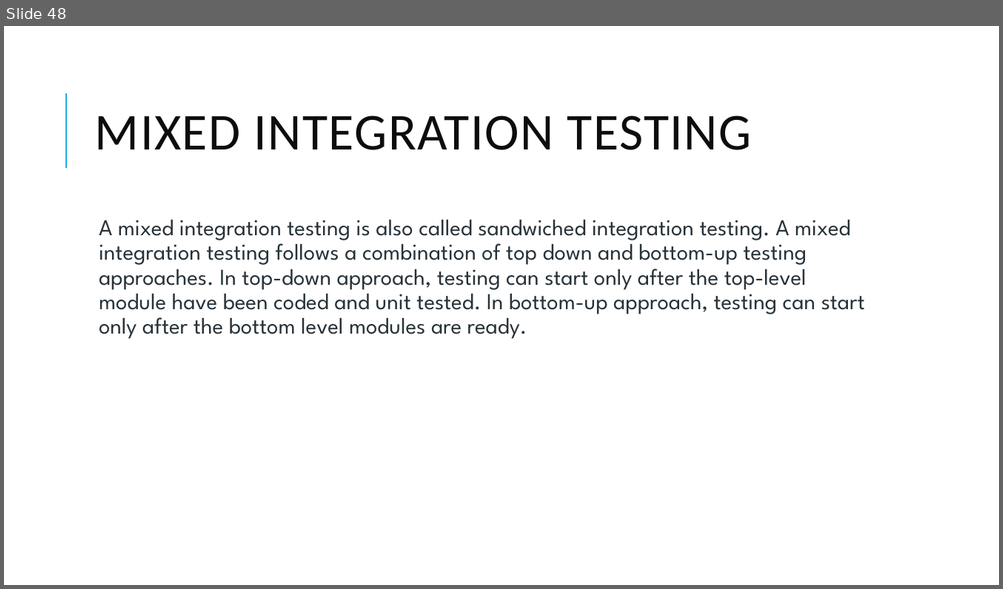
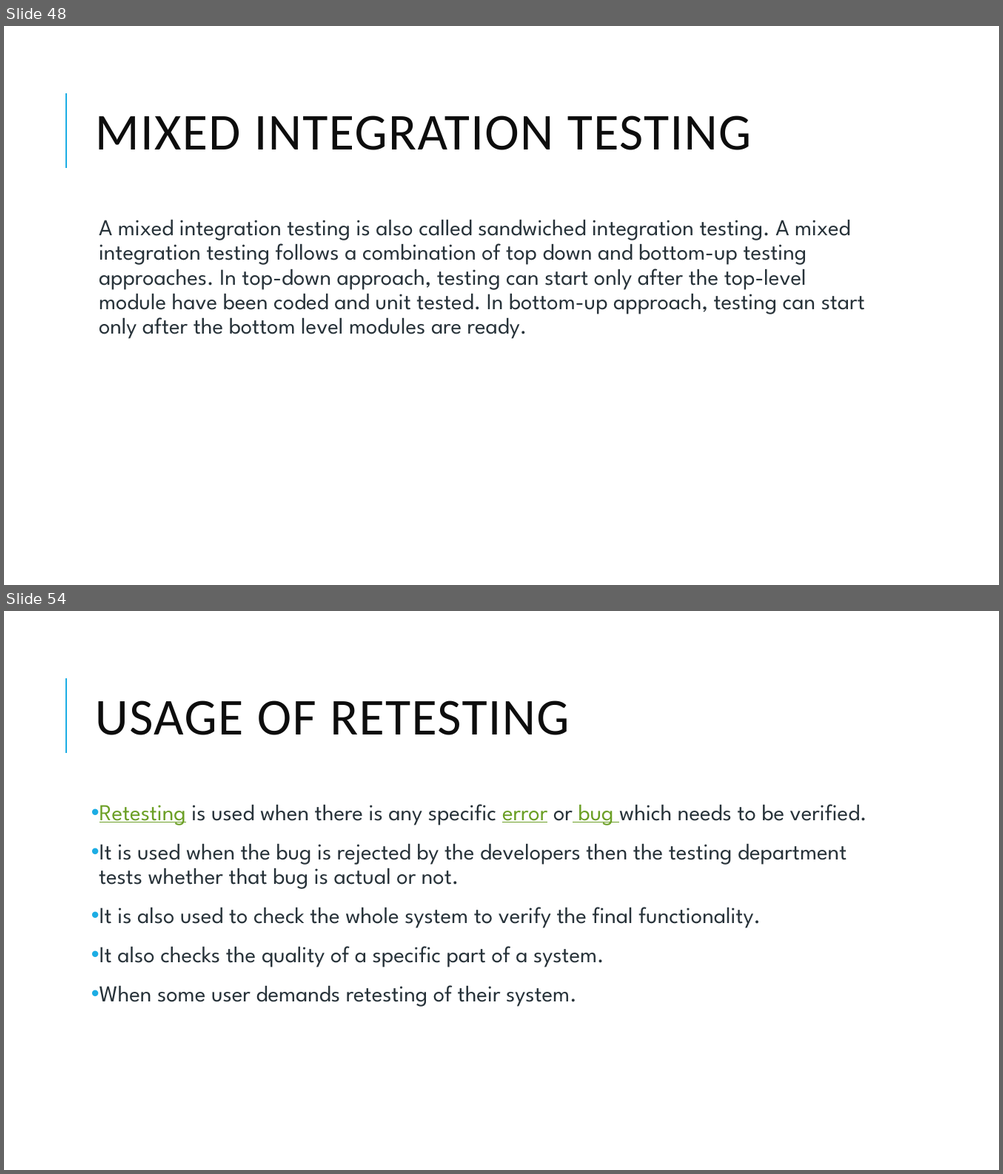
Before and after one commit to skandhwa/GroSkillIT-Batch1, a slide deck: class2.pptx. Shown one above the other, each under a label of ours: slide 48 before the commit, slides 48 and 54 after it; the slides between them are not shown. The pictures are 1003x589 and 1003x1174 pixels, drawn with LibreOffice and Linux fonts; fonts in the diff are those of the drawing. Boxes give left, top, right and bottom in pixels: in the first picture for what was removed or moved away, otherwise in the second. Text is boxed around its words. In the diff, an @@ line names an element or a change of style, - is before the commit and + after.

```diff
--- a/class2.pptx
+++ b/class2.pptx
@@ slide 54 added at (4,611,999,1170), background #FFFFFF; not listed: 1 template element that a slide beside it also shows @@
@@ title added at (95,701,569,735), 50 pt, text #0D0D0D @@
+USAGE OF RETESTING
@@ text added at (99,804,867,1007), 22 pt, text #273239 @@
+• Retesting is used when there is any specific error or bug which needs to be verified.
+• It is used when the bug is rejected by the developers then the testing department tests whether that bug is actual or not.
+• It is also used to check the whole system to verify the final functionality.
+• It also checks the quality of a specific part of a system.
+• When some user demands retesting of their system.
```
Also in this commit, not shown: 30 other slides added, 1 slide removed.
